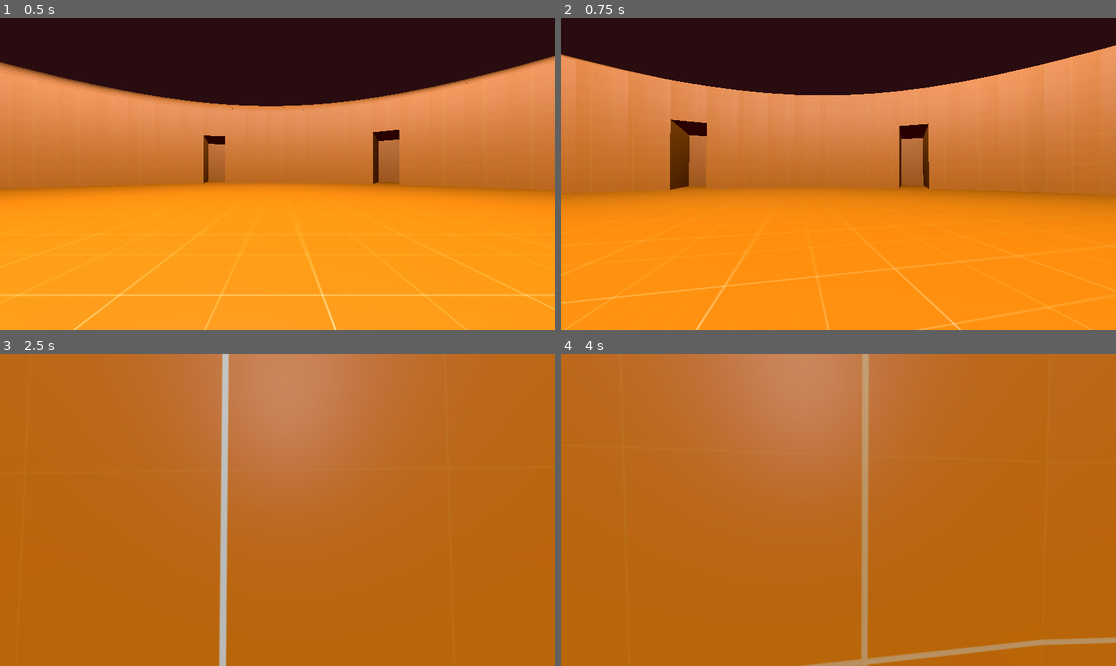
Above: before the commit, frames 1-4 (two rows, left to right).
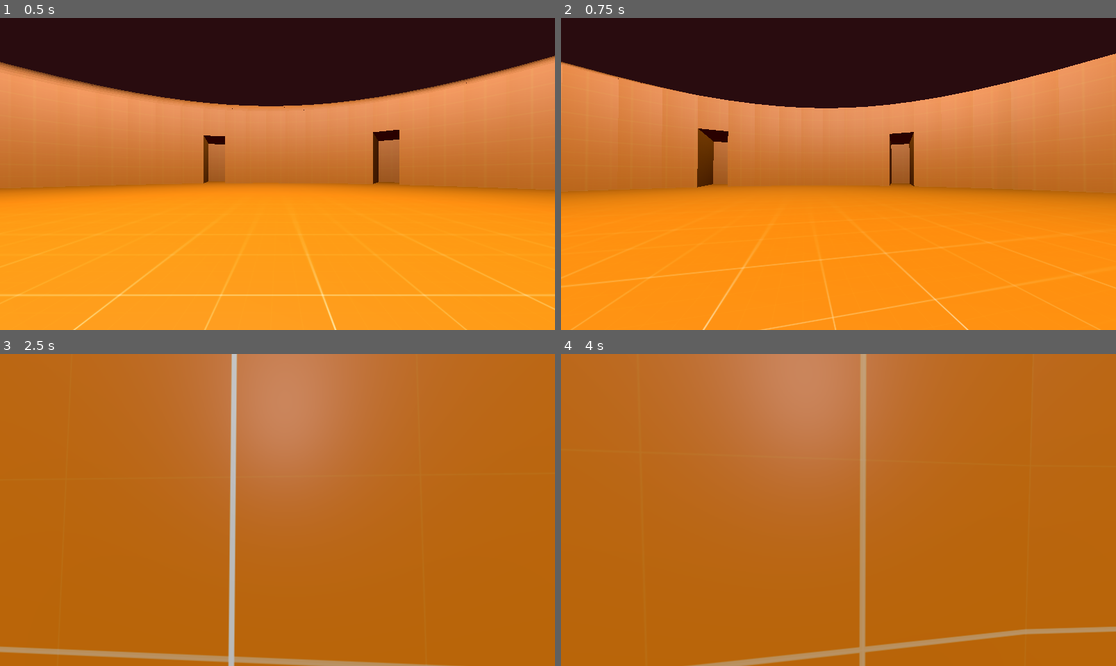
Above: after the commit, the same moments.

Repository: Checkmate-Chris1/lucifers-colosseum
Game: Godot game, scene res://main.tscn
The game is run twice, just before and just after one commit, with the same random seed, the same clock (stepped at 60 frames per second) and the same inputs.
Inputs (mouse positions are in pixels of both pictures, inside the frame that each line leads up to):
- Up to frame 1 (0.5 s): no input
- Up to frame 2 (0.75 s): move the mouse to (866, 174) at 0.52 s; hold W (move_forward) from 0.53 s (still down); tap Tab (dash) at 0.6 s
- Up to frame 3 (2.5 s): keep holding W (move_forward); tap Space (jump) at 0.77, 1.52 s; move the mouse to (249, 510) at 1.27 s; tap Tab (dash) at 1.35, 2.3 s; move the mouse to (288, 503) at 2.02 s; tap Shift (slam) at 2.1 s
- Up to frame 4 (4 s): keep holding W (move_forward); move the mouse to (832, 516) at 2.77 s; tap Tab (dash) at 2.85, 3.6 s; tap Space (jump) at 3.02, 3.77 s; move the mouse to (877, 513) at 3.52 s

Frame 1 is identical in both runs. In frame 2, 7.8% of the frame differs, in the area x 0-100%, y 8-100%; in frame 3, 3.8%; in frame 4, 3.2%.

Commit message:
FOV effects + better organization
Added tween based FOV adjustments to dashing

also made it easier to adjust values of features in the dash

Diff:
--- a/entities/player/player.gd
+++ b/entities/player/player.gd
@@ -51,7 +51,8 @@
 		start_y = global_position.y
 		velocity.y = 2 * -JUMP_VELOCITY
 
-	if Input.is_action_just_pressed("dash") and not is_dashing:
+	var is_moving_horizontal := (velocity.x != 0) or (velocity.z != 0)
+	if Input.is_action_just_pressed("dash") and not is_dashing and is_moving_horizontal:
 		_dash()
 
 	if not input_lock:
@@ -62,9 +63,8 @@
 		velocity.x = direction.x * speed_multiplier
 		velocity.z = direction.z * speed_multiplier
 
-	# SAME HERE, CHANGE IS_DASHING TO A DECELERATION_LOCK
 	elif not deceleration_lock:
-		#allows us to not decelerate while dashing
+		#allows us to not decelerate while as long as the deceleration lock is true
 		velocity.x = move_toward(velocity.x, 0, SPEED)
 		velocity.z = move_toward(velocity.z, 0, SPEED)
 
@@ -86,16 +86,26 @@
 func _dash():
 	# TO DO: ADD FOV adjustments during the dash
 	var _camera := get_viewport().get_camera_3d()
-	print("dash")
+	var zoom_out_speed := 0.1   # Adjusts how QUICKLY fov zooms in when dashing
+	var zoom_in_speed  := 0.25  # Adjusts how QUICKLY fov zooms out when dashing
+	var fov_increase   := 10    # Adjusts how MUCH fov zooms out when dashing
+	var dash_time      := 0.25  # Adjusts how LONG the player dashes for
+	var speed_increase := 5     # Adjusts how FAST the player dashes
+
 	is_dashing = true
 	input_lock = true
 	deceleration_lock = true
-	speed_multiplier *= 5
+	speed_multiplier *= speed_increase
 
-	await get_tree().create_timer(0.25).timeout
+	var tween = get_tree().create_tween()
+	tween.tween_property(_camera, "fov", BASE_FOV + fov_increase, zoom_out_speed)
+
+	await get_tree().create_timer(dash_time).timeout
+
+	tween = get_tree().create_tween()
+	tween.tween_property(_camera, "fov", BASE_FOV, zoom_in_speed)
 
 	speed_multiplier = SPEED
-	_camera.fov = move_toward(_camera.fov, BASE_FOV, -2)
 	deceleration_lock = false
 	input_lock = false
 
